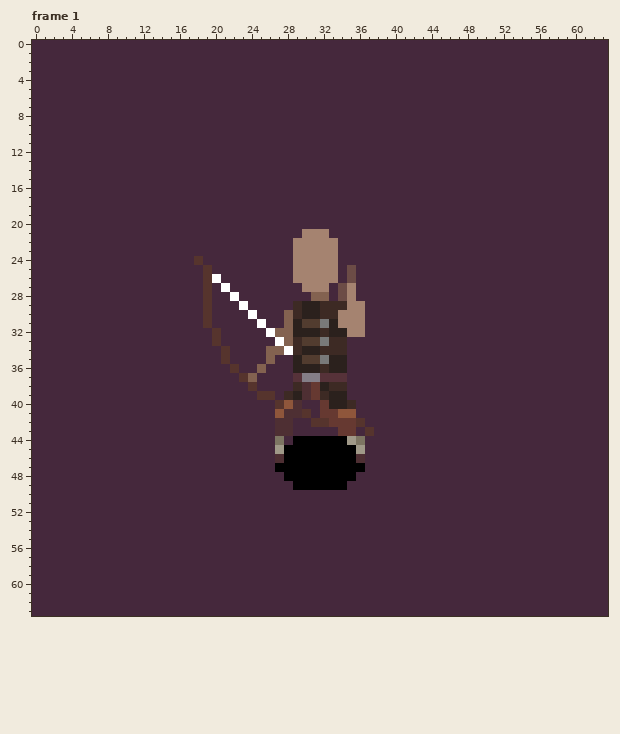
Pixel-art file -- assets/aseprite/human/human_melee_ranged_bow_attack.ase. The first picture shows the starting point.
64x64 pixels, 6 frames. Shown: frame 1. The commit also changed other frames, which this record leaves out.
Once edited:
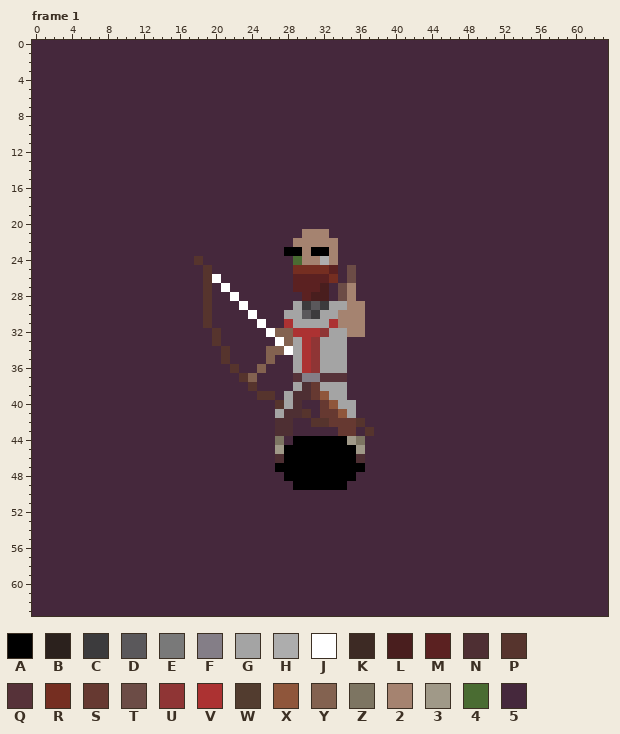
Palette (. is transparent): A #000000  B #2b211d  C #3c3b3d  D #5a585b  E #797979  F #847e87  G #a4a4a4  H #adadad  J #ffffff  K #3d2a24  L #491e1e  M #5b2121  N #4e2f33  P #56342d  Q #563239  R #752e21  S #663931  T #6c4c46  U #8f3535  V #ac3232  W #523c2f  X #8f563b  Y #836250  Z #7d7562  2 #a58370  3 #a09988  4 #4a6c32  5 #45283c
Author's note on the commit: Human bow attack animation - head sprites are done - todo arms equipment
Edits made:
layer "body/jackets/leather_armor" now hidden
layer "body/armor" now shown
layer "head/eyes" now shown
layer "head/faces/face_2" now shown
layer "head/hair/hair_0" now shown
layer "head/face mask" now shown
Changed rows in their new state; - is an unchanged pixel.
Frame 1:
first column x 27:
23 -AA-AA---
24 --4--H---
25 --RRRRM--
26 --MMMMR--
27 --MMML---
28 ---MLL---
29 --GCDCGG-
30 -GGDCGG--
31 -VGGGGV--
32 --VVVUGG-
33 --GVUGGG-
34 --GVUGGG-
35 --GVUGGG-
36 --GVUGGG-
38 --G--GGG-
39 -GN--XGG-
40 -G----XGG
41 G-------G
